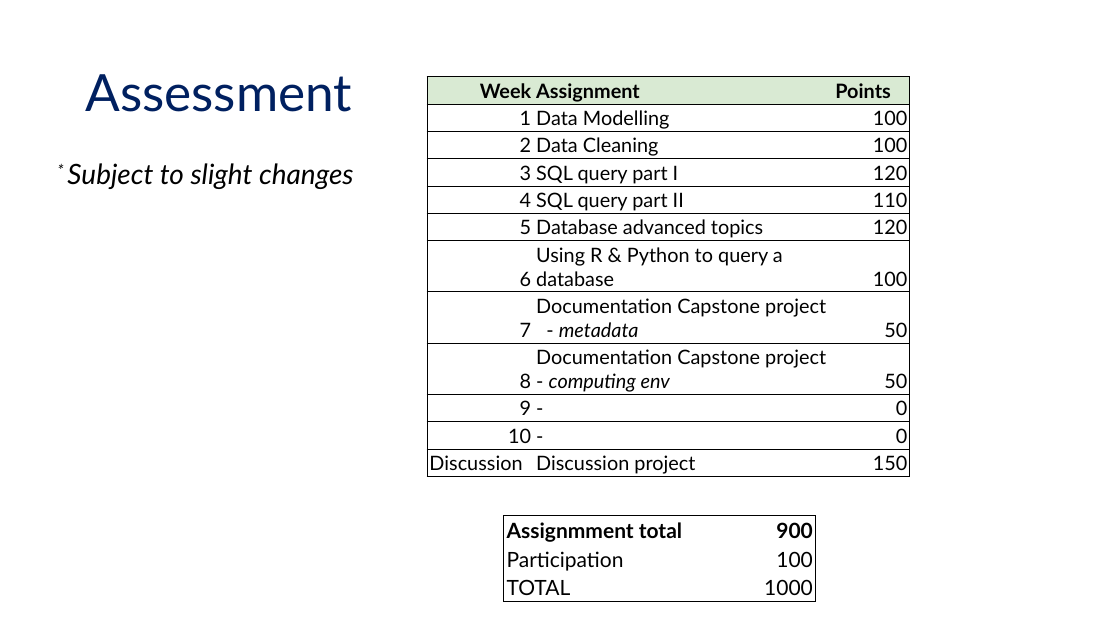
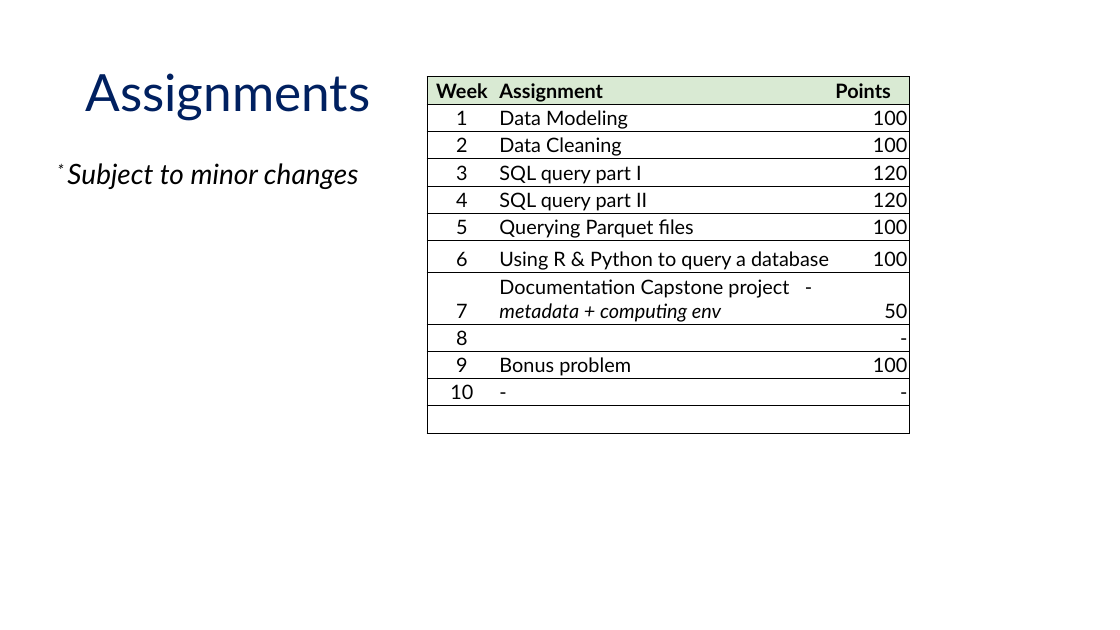
Before and after one commit to UCSB-Library-Research-Data-Services/bren-eds213, a slide deck: slide 12 of modules/week01/eds-213_intro.pptx (slide 9 before the commit). Drawn at 1120x630 pixels with LibreOffice and Linux fonts; fonts in the diff are those of the drawing. Boxes give left, top, right and bottom in pixels: in the first picture for what was removed or moved away, otherwise in the second. Text is boxed around its words. In the diff, an @@ line names an element or a change of style, - is before the commit and + after.

```diff
--- a/modules/week01/eds-213_intro.pptx
+++ b/modules/week01/eds-213_intro.pptx
@@ title at box(85, 73, 370, 120): text changed @@
-Assessment
+Assignments
@@ table at box(427, 77, 910, 434) @@
-row 2, column 2: Data Modelling
+row 2, column 2: Data Modeling
-row 5, column 3: 110
+row 5, column 3: 120
-row 6, column 2: Database advanced topics
+row 6, column 2: Querying Parquet files
-row 6, column 3: 120
+row 6, column 3: 100
-row 8, column 2: Documentation Capstone project - metadata
+row 8, column 2: Documentation Capstone project - metadata + computing env
-row 9, column 2: Documentation Capstone project - computing env
+row 9, column 2: 
-row 9, column 3: 50
+row 9, column 3: -
-row 10, column 2: -
+row 10, column 2: Bonus problem
-row 10, column 3: 0
+row 10, column 3: 100
-row 11, column 3: 0
+row 11, column 3: -
-row 12: Discussion | Discussion project | 150
+row 12:  |  | 
@@ alignment right to centre @@
@@ text at box(67, 163, 358, 189): text changed @@
-* Subject to slight changes
+* Subject to minor changes
@@ table removed at box(504, 516, 816, 602), 3 rows, 2 columns @@
-Assignmment total | 900
-Participation | 100
-TOTAL | 1000
```
Also in this commit, not shown: 11 other slides changed, 1 slide added.
